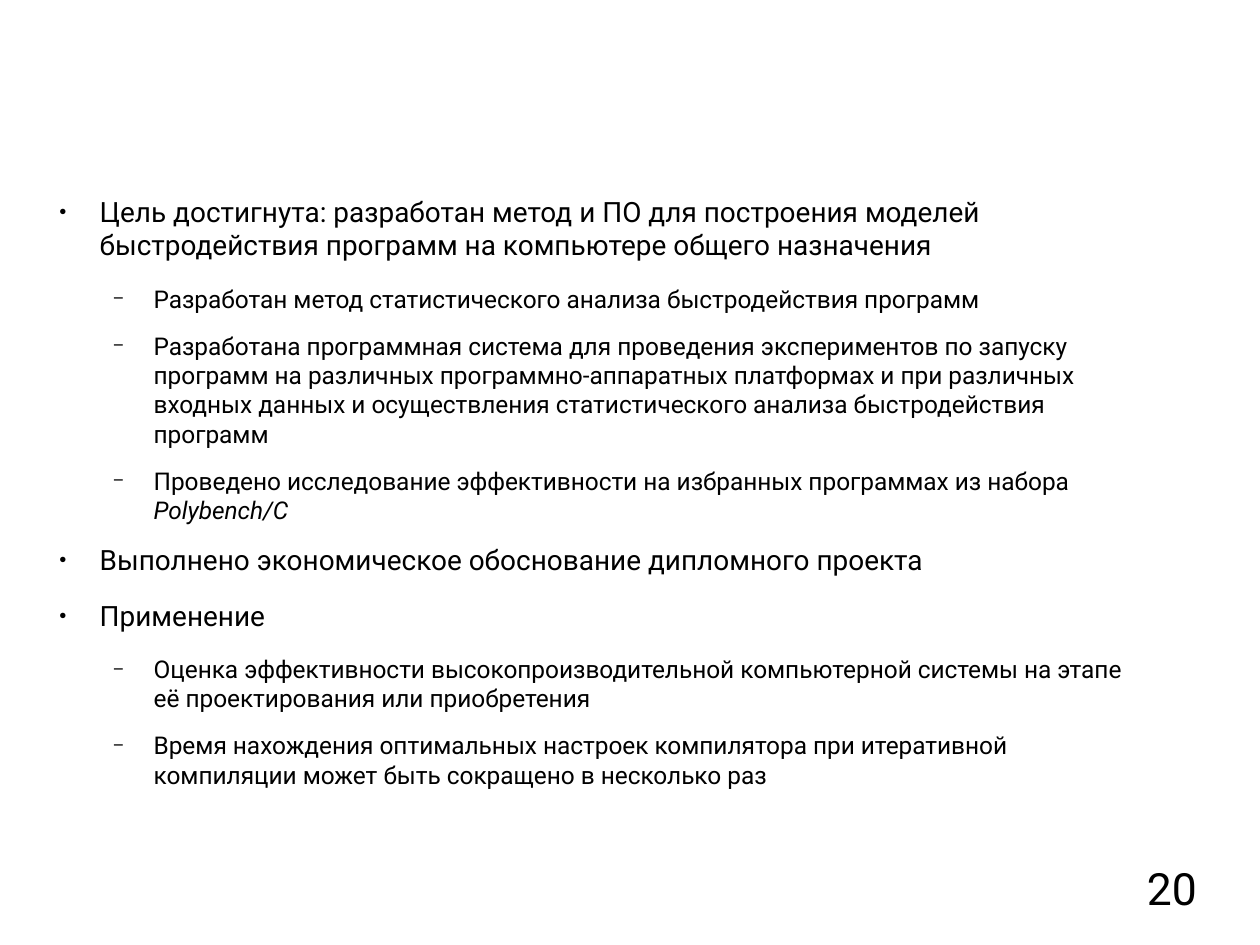
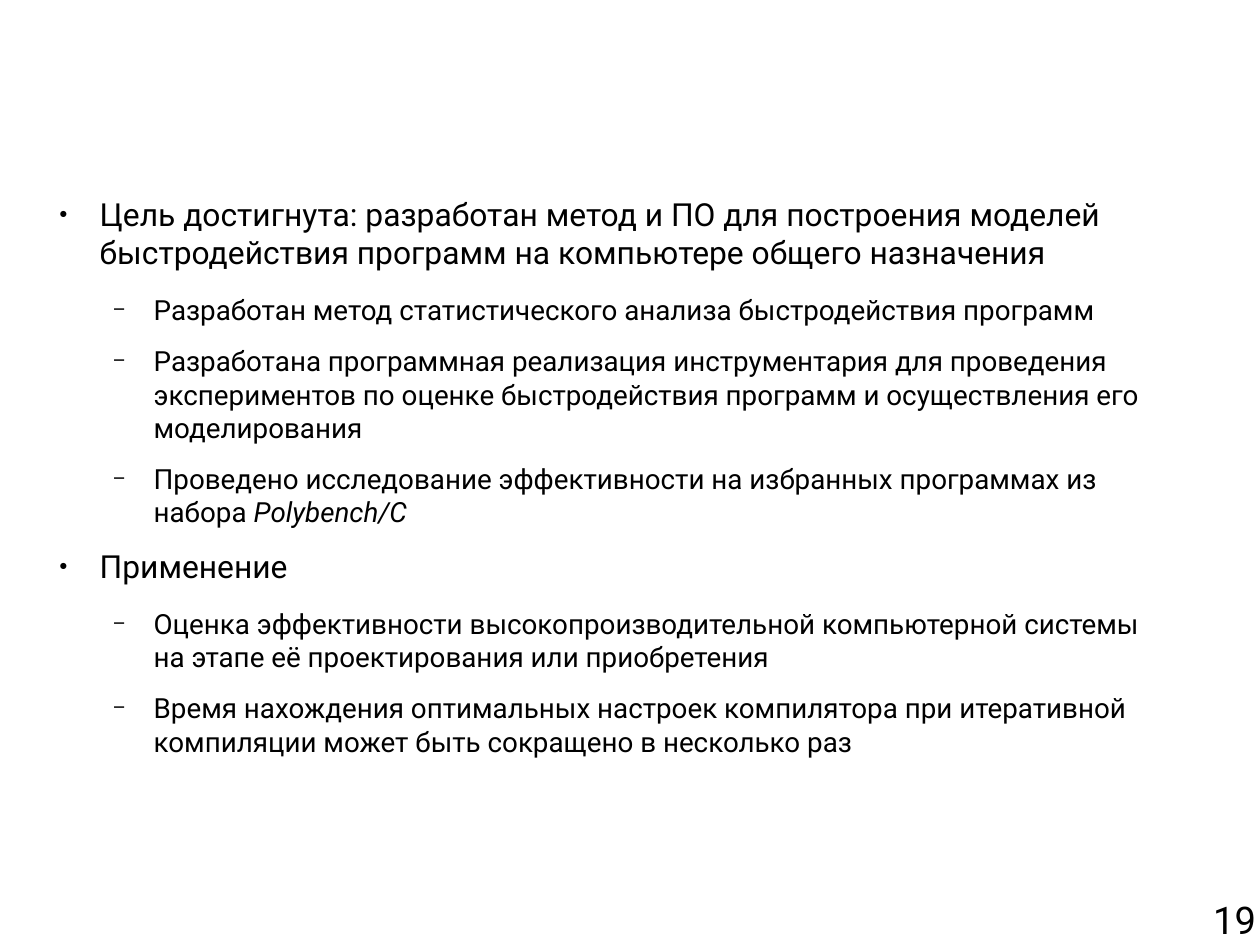
Before and after one commit to mkpankov/adaptor, a slide deck: slide 19 of diploma/defense/brochure.odp (slide 20 before the commit). Drawn at 1260x945 pixels with LibreOffice and Linux fonts; fonts in the diff are those of the drawing; background and template pictures are left out. Boxes give left, top, right and bottom in pixels: in the first picture for what was removed or moved away, otherwise in the second. Text is boxed around its words. In the diff, an @@ line names an element or a change of style, - is before the commit and + after.

```diff
--- a/diploma/defense/brochure.odp
+++ b/diploma/defense/brochure.odp
@@ text at [100,202,1138,758]: size 17.6 to 20 pt in "Цель достигнута: разработан метод и ПО для ...", "Применение"; size 15.3 to 17.4 pt in "Разработан метод статистического анализа быстродействия прог ...", "Проведено исследование эффективности на избранных программах ...", "Оценка эффективности высокопроизводительной компьютерной сис ...", "Время нахождения оптимальных настроек компилятора при итерат ..." @@
@@ text at [154,350,1138,444]: text changed; size 15.3 to 17.4 pt @@
-  − Разработана программная система для проведения экспериментов по запуску программ на различных программно-аппаратных платформах и при различных входных данных и осуществления статистического анализа быстродействия программ
+  − Разработана программная реализация инструментария для проведения экспериментов по оценке быстродействия программ и осуществления его моделирования
@@ text at [100,548,923,576]: paragraph removed @@
-● Выполнено экономическое обоснование дипломного проекта
@@ page number removed at [1147,873,1197,906] @@
-20
@@ page number added at [1213,906,1256,934], 24 pt, text #000000 @@
+19
```
Also in this commit, not shown: 30 other slides changed, 1 slide removed.
